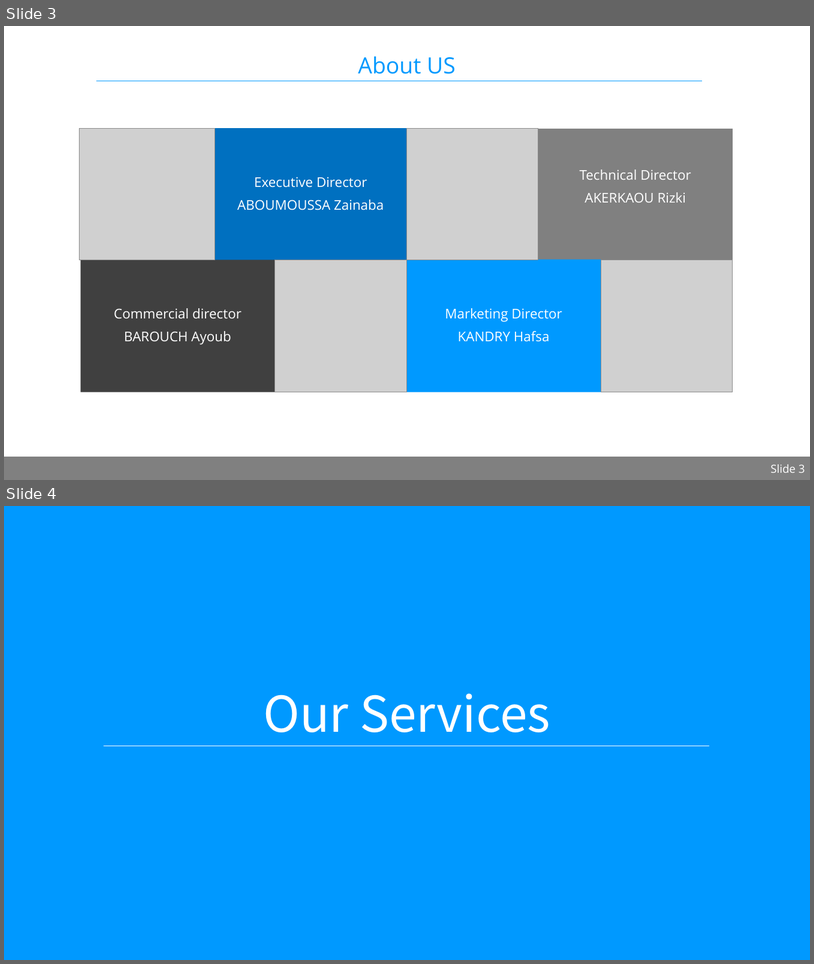
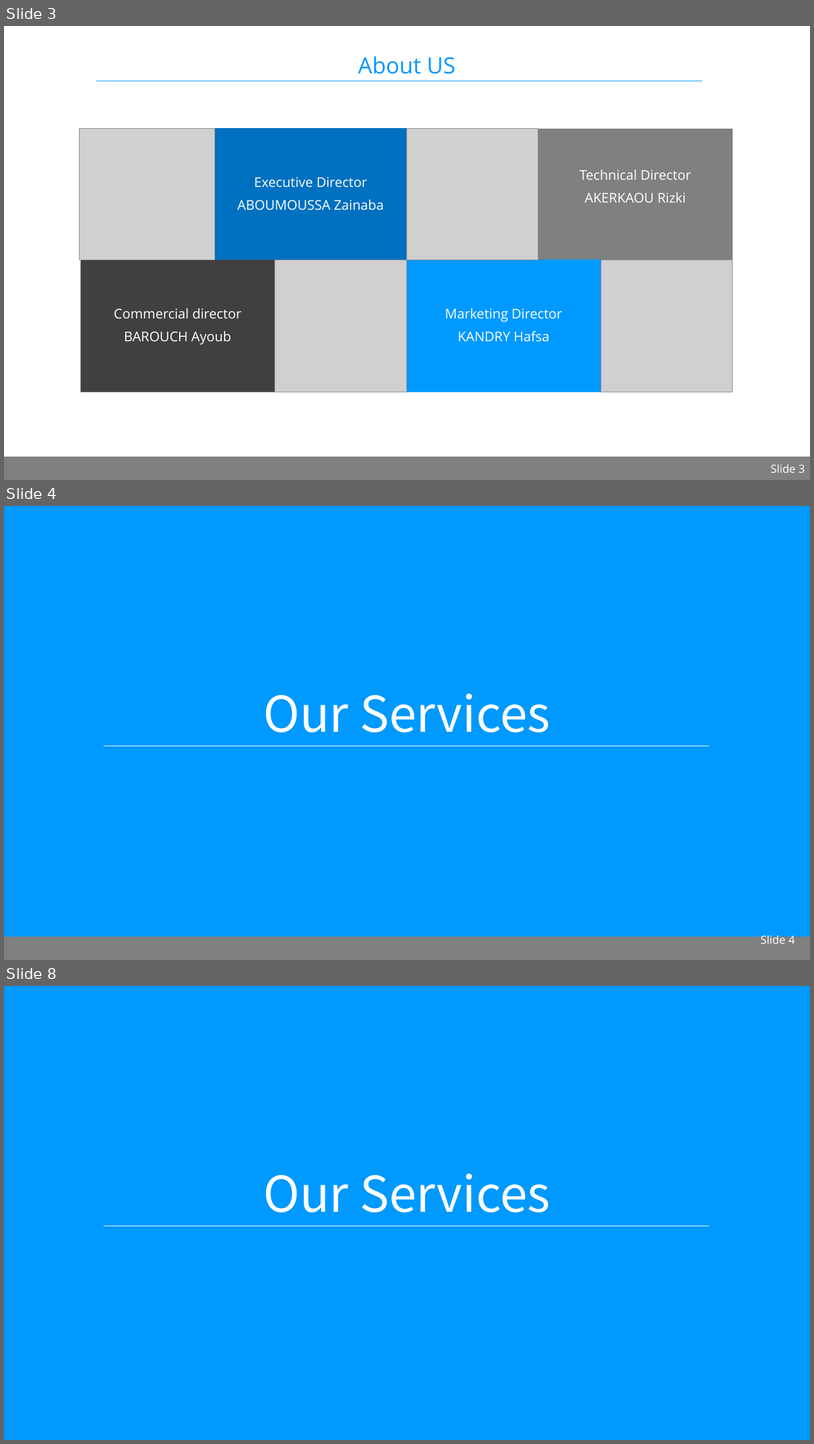
Before and after one commit to zainabaaboumoussa/taketaxi_template, a slide deck: Presentations/TakeTaxi_2018_2019.pptx. Shown one above the other, each under a label of ours: slides 3 and 4 before the commit, slides 3, 4 and 8 after it; the slides between them are not shown. The pictures are 814x964 and 814x1444 pixels, drawn with LibreOffice and Linux fonts; fonts in the diff are those of the drawing; grey boxes stand for pictures; background and template pictures are left out. Boxes give left, top, right and bottom in pixels: in the first picture for what was removed or moved away, otherwise in the second. Text is boxed around its words. In the diff, an @@ line names an element or a change of style, - is before the commit and + after.

```diff
--- a/Presentations/TakeTaxi_2018_2019.pptx
+++ b/Presentations/TakeTaxi_2018_2019.pptx
@@ slide 4 added at [4,506,810,960], background #0099FF; not listed: 2 template elements that a slide beside it also shows @@
@@ title added at [263,693,551,732], 88 pt, text #FFFFFF @@
+Our Services
@@ page number added at [761,933,795,943], 20 pt, text #FFFFFF @@
+Slide 4
@@ what was slide 4 is now slide 8 @@
```
Also in this commit, not shown: 4 slides changed, 3 other slides added.
